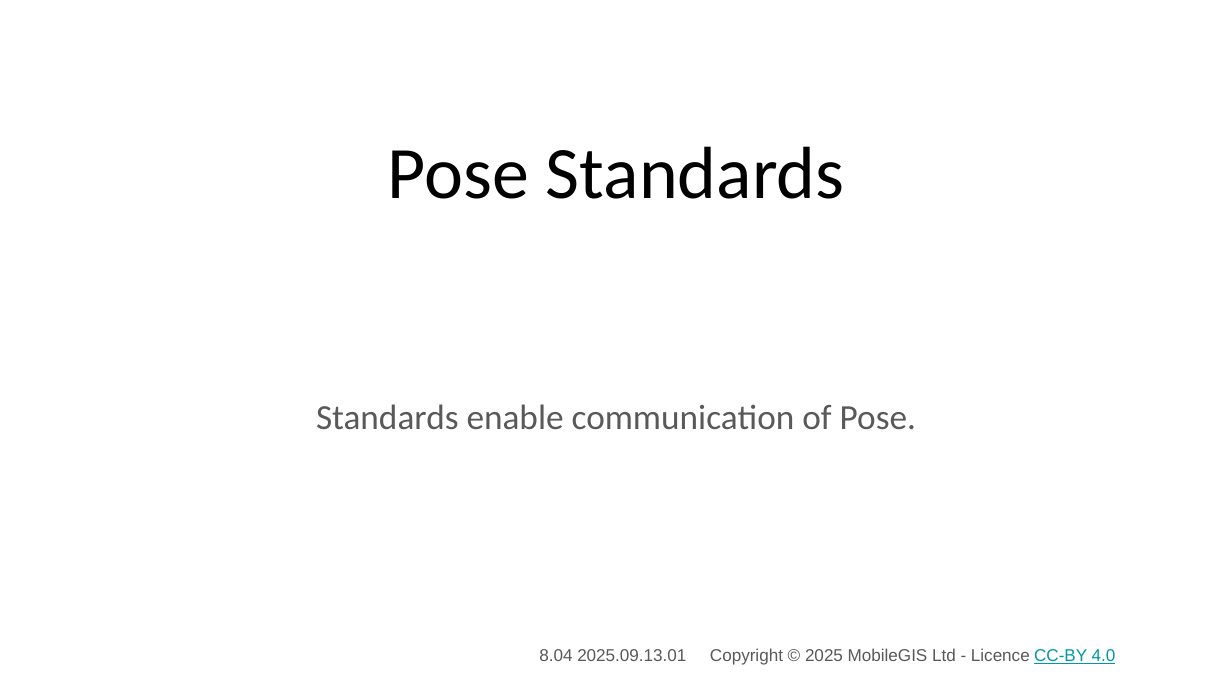
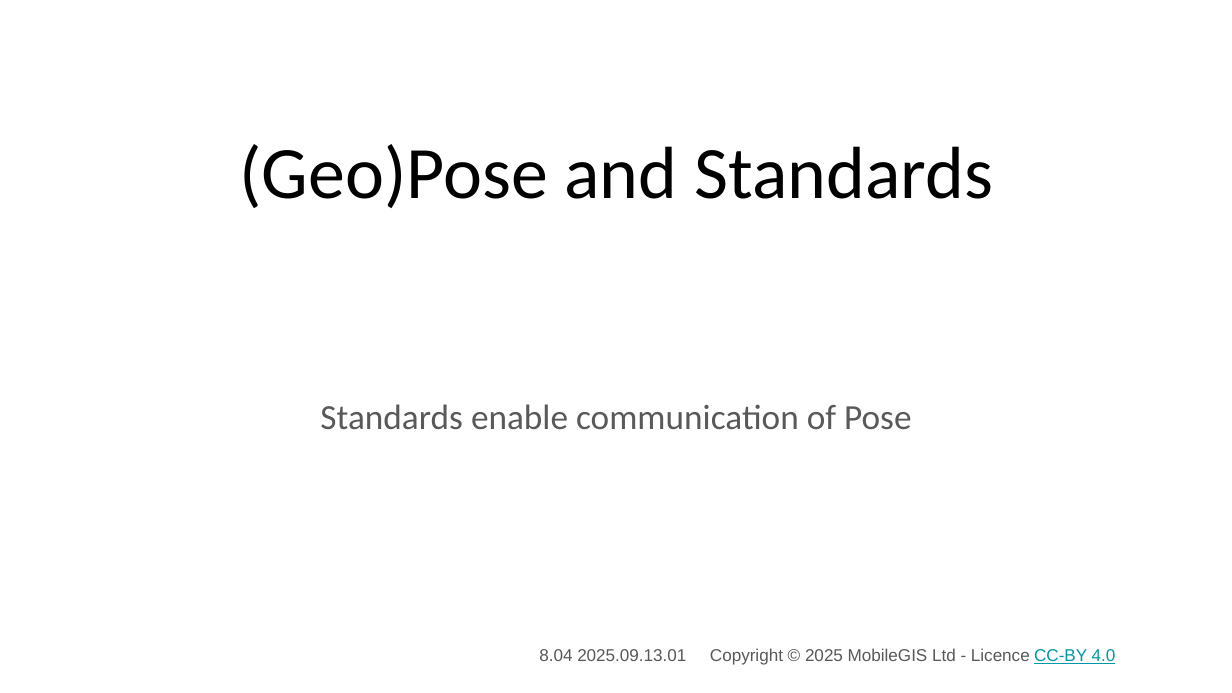
Before and after one commit to 3DXScape/PoseBits, a slide deck: slide 1 of Slides/Standards/Pose_Standards_01.pptx. Drawn at 1232x693 pixels with LibreOffice and Linux fonts; fonts in the diff are those of the drawing; background and template pictures are left out. Boxes give left, top, right and bottom in pixels: in the first picture for what was removed or moved away, otherwise in the second. Text is boxed around its words. In the diff, an @@ line names an element or a change of style, - is before the commit and + after.

```diff
--- a/Slides/Standards/Pose_Standards_01.pptx
+++ b/Slides/Standards/Pose_Standards_01.pptx
@@ title at <box>239,144,993,208</box>: text changed @@
-Pose Standards
+(Geo)Pose and Standards
@@ subtitle at <box>320,404,911,429</box>: text changed @@
-Standards enable communication of Pose.
+Standards enable communication of Pose
```
Also in this commit, not shown: 1 other slide changed, 2 slides added, 1 slide removed, 2 other files.
